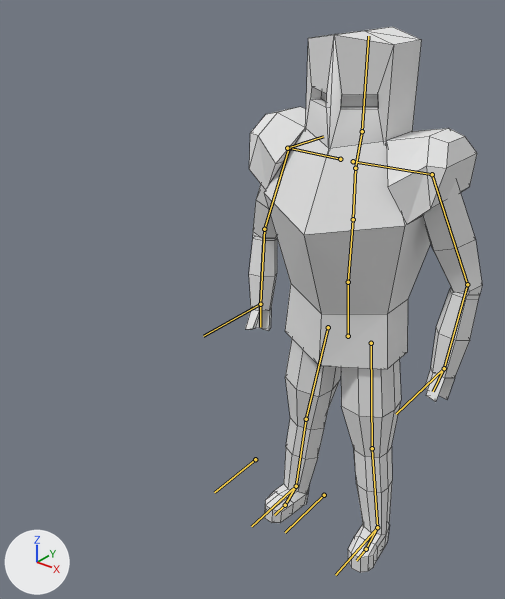
Two versions of the Blender file Assets/Models/Knight/raw/knight.blend, one commit apart.
Camera for both pictures: a 50 mm camera at (2.35, -4.05, 4.39) aimed at (-0.28, -0.77, 2.36). Every picture has the same lights, and +X, +Y and +Z are marked at lower left. The bones that bend it are drawn over the model as lines. Mesh edges are drawn as thin lines.

In view in the first picture: 'Knight'.
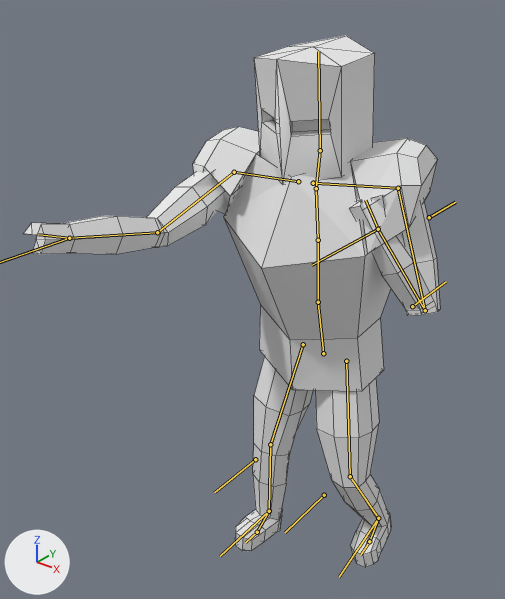
The newer file adds an action. The first version stands in its rest pose; the second is drawn at frame 9 of the action 'Punch'.

Changed parts and their boxes (x1, y1, x2, y2) in the pictures (505 x 599 px):
'Knight', posed (76% wider)
    before: (245, 27, 482, 572)
    after: (23, 35, 440, 567)
bone 'Spine.000', root to tip
    before: (348, 336) to (348, 282)
    after: (323, 353) to (318, 302)
bone 'Clav.L', root to tip
    before: (353, 161) to (432, 174)
    after: (313, 183) to (398, 188)
bone 'Clav.R', root to tip
    before: (340, 159) to (289, 148)
    after: (298, 181) to (234, 172)
bone 'Leg-ik-target.L', root to tip
    before: (377, 527) to (335, 575)
    after: (378, 518) to (339, 577)
bone 'Leg-ik-target.R', root to tip
    before: (296, 486) to (251, 526)
    after: (269, 511) to (220, 556)
bone 'Arm-ik-ctrl.L', root to tip
    before: (444, 368) to (396, 414)
    after: (378, 229) to (312, 265)
bone 'Arm-ik-pole.R', root to tip
    before: (287, 148) to (323, 136)
    after: (429, 217) to (455, 202)

What the commit changed:
Bone 'Spine.000' (bone_spine_000) moves from (0.0, 0.0, 0.0) to (-0.07, -0.01, 0.6).
Bone 'Spine.000' (bone_spine_000) turns from (0, 0, 0) to (6, 0, 0) degrees about its own x, y and z.
Bone 'Clav.L' (bone_clav_l) moves from (0.0, 0.0, 0.0) to (0.0, 0.01, -0.05).
Bone 'Clav.L' (bone_clav_l) turns from (0, 0, 0) to (-15, -1, -1) degrees about its own x, y and z.
Bone 'Clav.R' (bone_clav_r) turns from (0, 0, 0) to (15, -1, -1) degrees about its own x, y and z.
Bone 'Leg-ik-target.L' (bone_leg_ik_target_l) moves from (0.0, 0.0, 0.0) to (0.0, 0.0, 0.22).
Bone 'Leg-ik-target.L' (bone_leg_ik_target_l) turns from (0, 0, 0) to (-11, 4, 2) degrees about its own x, y and z.
Bone 'Leg-ik-target.R' (bone_leg_ik_target_r) moves from (0.0, 0.0, 0.0) to (0.0, 0.84, -0.01).
Bone 'Arm-ik-ctrl.L' (bone_arm_ik_ctrl_l) moves from (0.0, 0.0, 0.0) to (0.64, 1.14, 2.3).
Bone 'Arm-ik-pole.L' (bone_arm_ik_pole_l) moves from (0.0, 0.0, 0.0) to (-1.01, -1.26, -1.57).
Bone 'Arm-ik-ctrl.R' (bone_arm_ik_ctrl_r) moves from (0.0, 0.0, 0.0) to (-0.37, 3.97, 2.47).
Bone 'Arm-ik-pole.R' (bone_arm_ik_pole_r) moves from (0.0, 0.0, 0.0) to (2.05, 1.51, -1.22).
